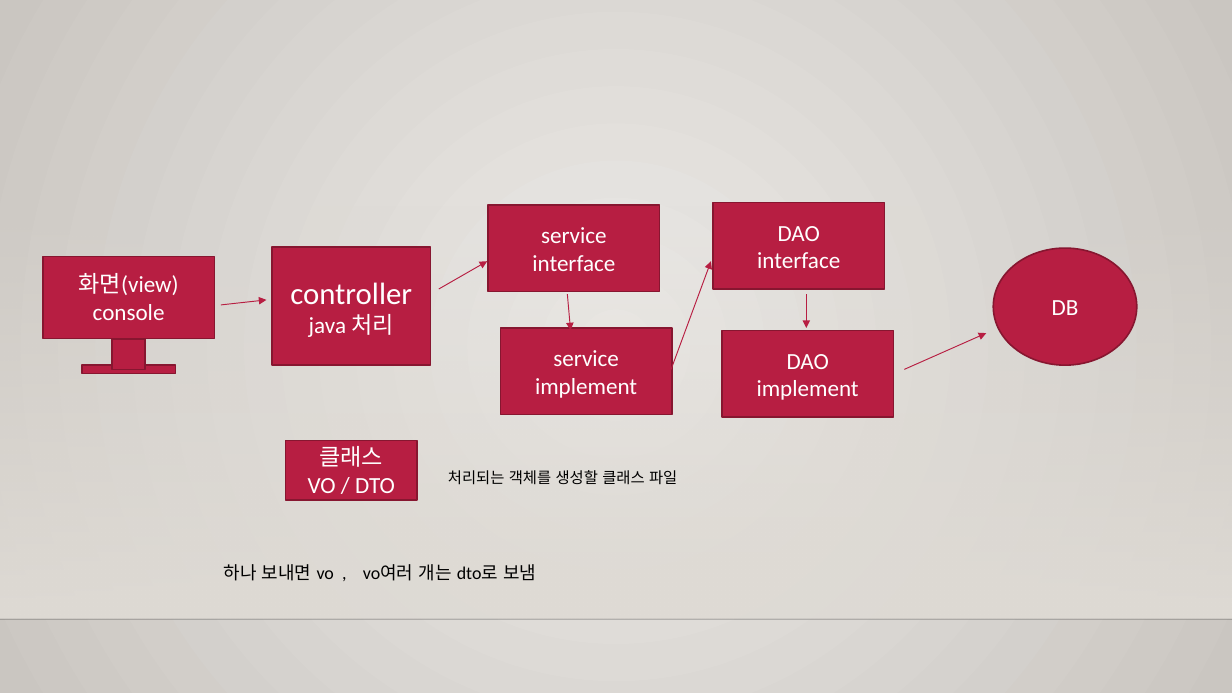
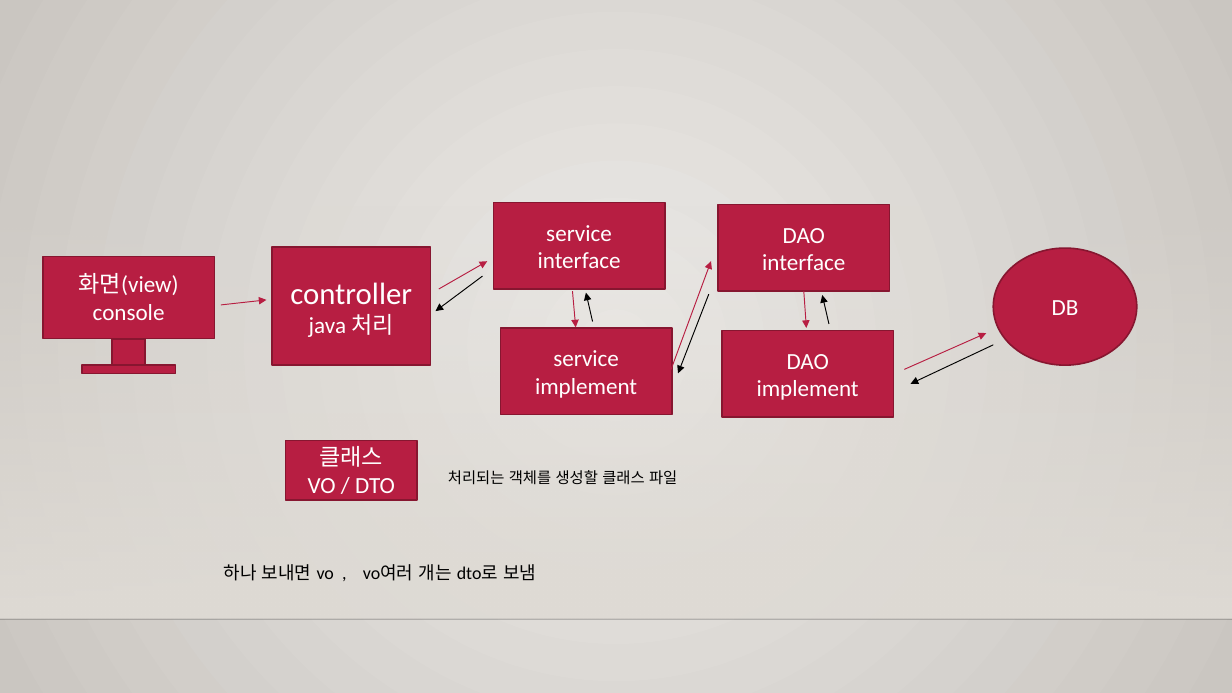
Before and after one commit to gatsby5959/javanewcopy, a slide deck: slide 5 of JDBC.pptx. Drawn at 1232x693 pixels with LibreOffice and Linux fonts; fonts in the diff are those of the drawing; background and template pictures are left out. Boxes give left, top, right and bottom in pixels: in the first picture for what was removed or moved away, otherwise in the second. Text is boxed around its words. In the diff, an @@ line names an element or a change of style, - is before the commit and + after.

Commit message:
ppt편집

```diff
--- a/JDBC.pptx
+++ b/JDBC.pptx
@@ rectangle "service": place and size @@
-rectangle "service" at bbox=[488, 205, 660, 292]
+rectangle "service" at bbox=[494, 202, 665, 289]
@@ rectangle "DAO": place and size @@
-rectangle "DAO" at bbox=[714, 202, 885, 289]
+rectangle "DAO" at bbox=[718, 204, 890, 291]
@@ arrow added from (482, 276) to (435, 311), #000000 0.75 pt @@
@@ arrow moved from (567, 294) - (570, 331) to (573, 291) - (576, 327) @@
@@ arrow added from (592, 322) to (586, 293), #000000 0.75 pt @@
@@ arrow added from (709, 294) to (678, 373), #000000 0.75 pt @@
@@ arrow added from (829, 324) to (823, 295), #000000 0.75 pt @@
@@ arrow added from (994, 345) to (910, 384), #000000 0.75 pt @@
```
